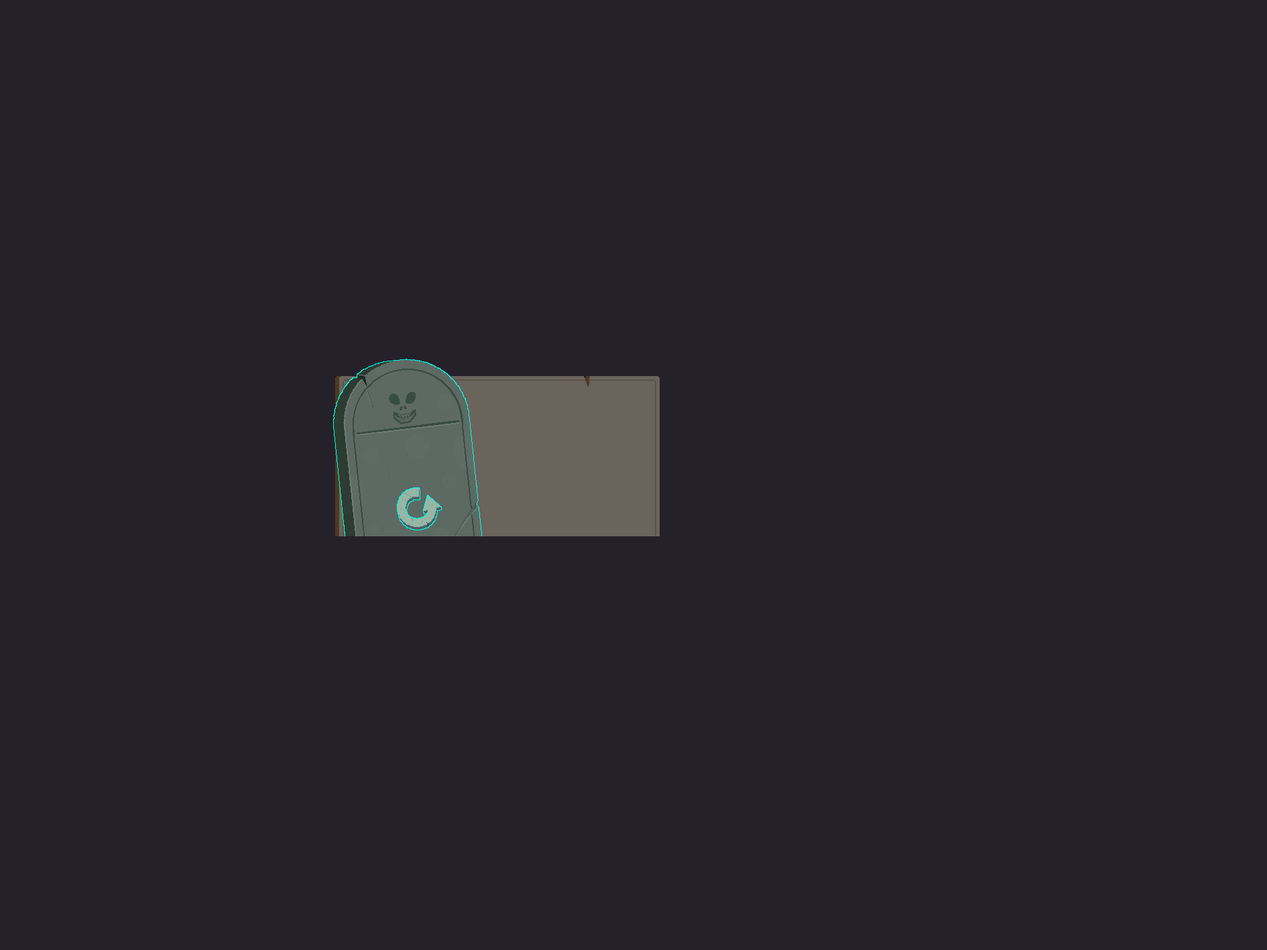
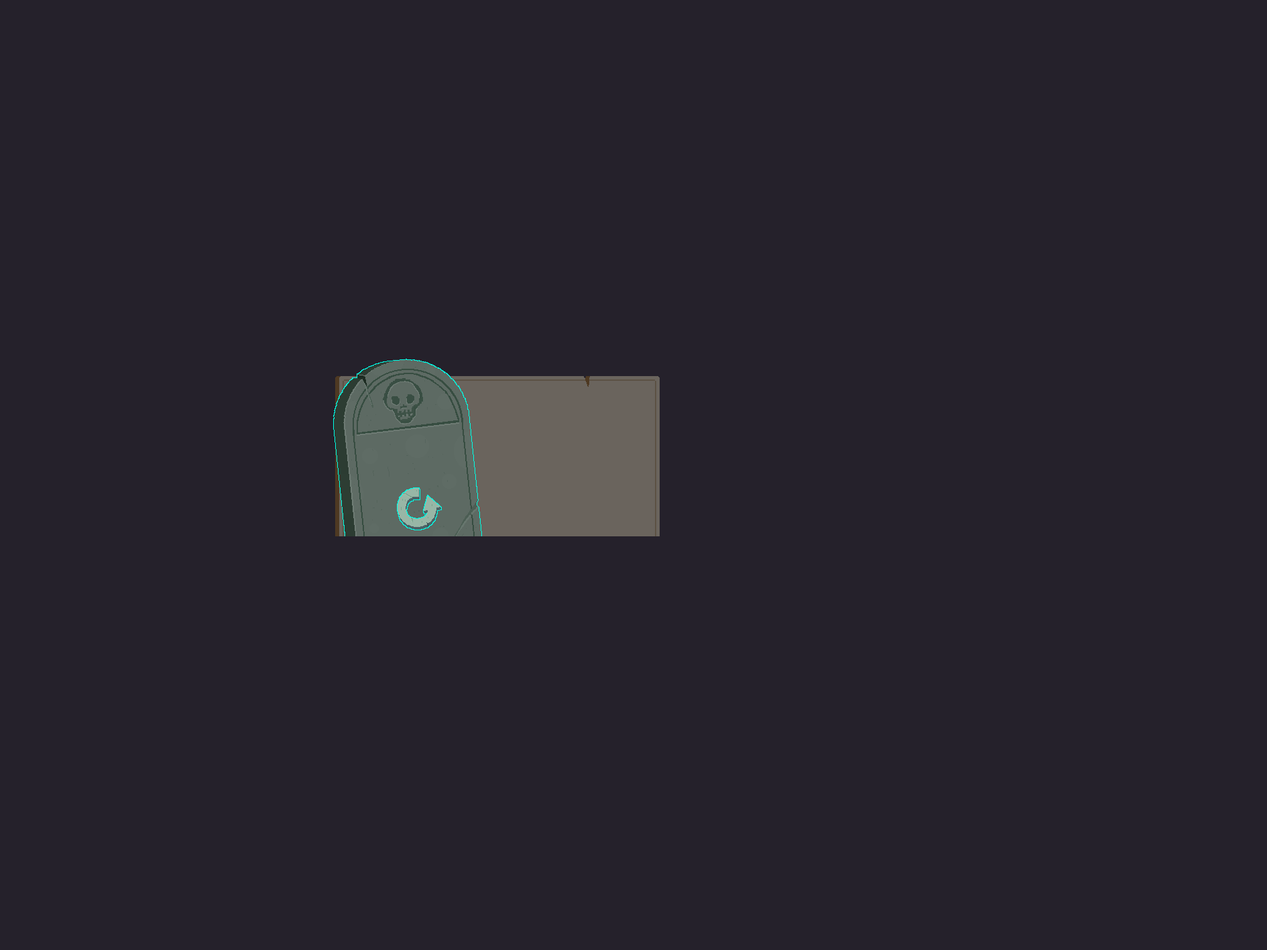
The second 1267x950 image is a revision of the first. Changes to its layers:
hid "Calque 15", painted on it over [385, 376, 421, 425]
added layer "Calque 17" above "Courbe transfert de dégradé 1" over [356, 372, 460, 433]
added layer "Courbe transfert de dégradé 1" above "Calque 13" over [382, 378, 423, 425]
painted on "Calque 5" over [365, 386, 369, 391]
